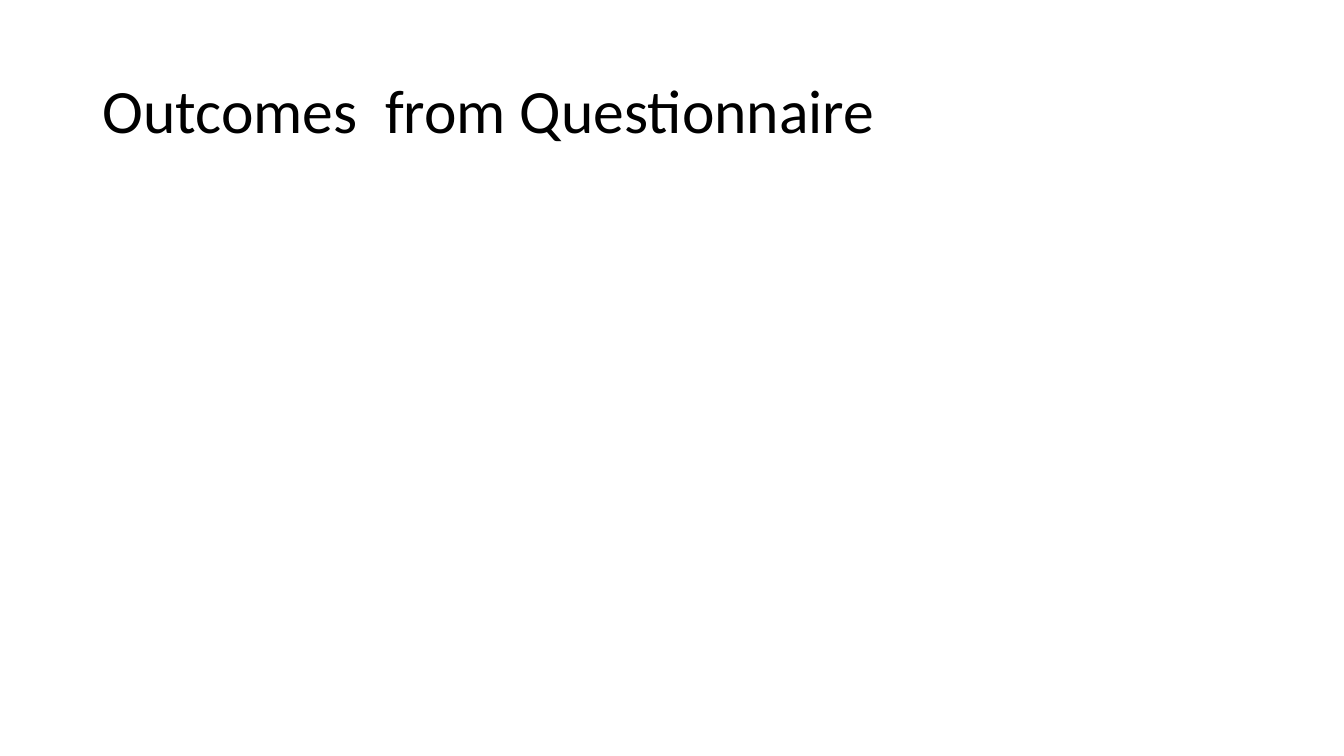
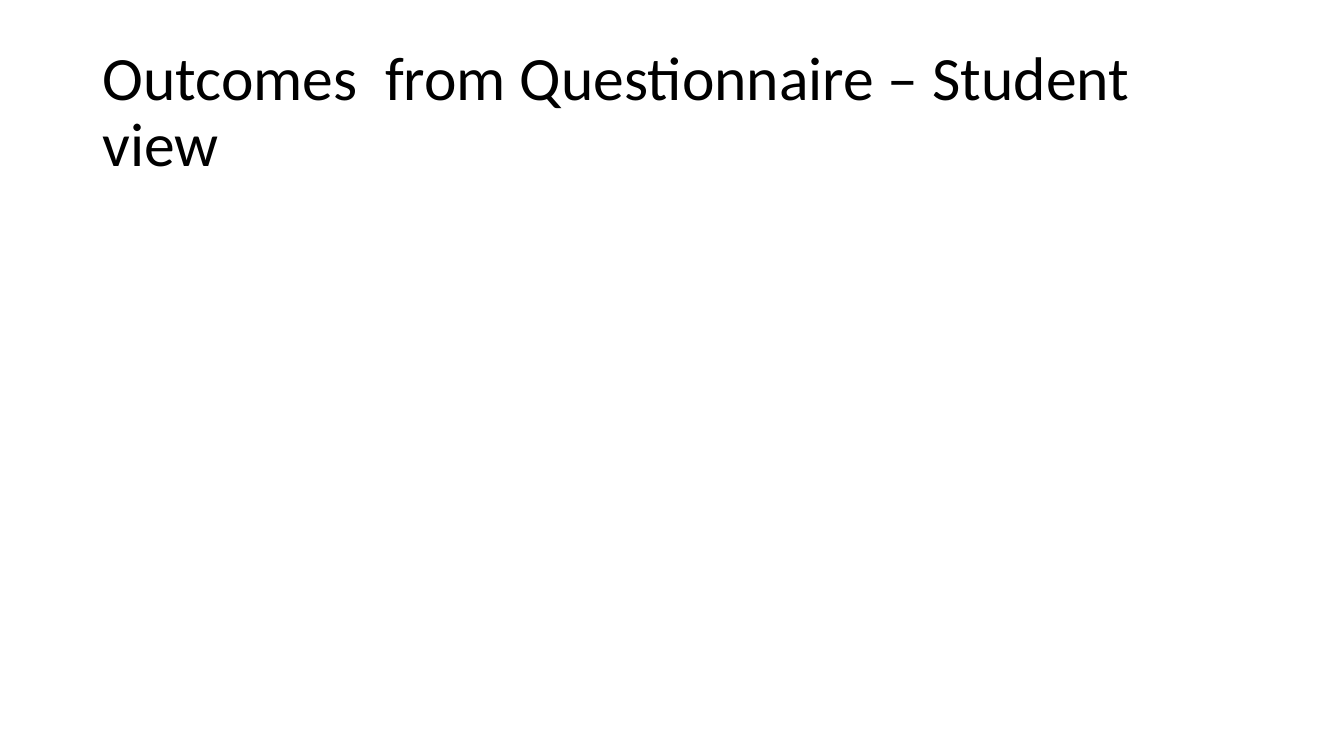
Before and after one commit to AgileBusinessAnalysis/08_TEAM, a slide deck: slide 5 of Team 08-Outcome.pptx. Drawn at 1344x756 pixels with LibreOffice and Linux fonts; fonts in the diff are those of the drawing. Boxes give left, top, right and bottom in pixels: in the first picture for what was removed or moved away, otherwise in the second. Text is boxed around its words. In the diff, an @@ line names an element or a change of style, - is before the commit and + after.

Commit message:
updated slides

```diff
--- a/Team 08-Outcome.pptx
+++ b/Team 08-Outcome.pptx
@@ title at [102,57,1130,167]: text changed @@
-Outcomes from Questionnaire
+Outcomes from Questionnaire – Student view
```
Also in this commit, not shown: 1 other slide changed, 3 slides added.
